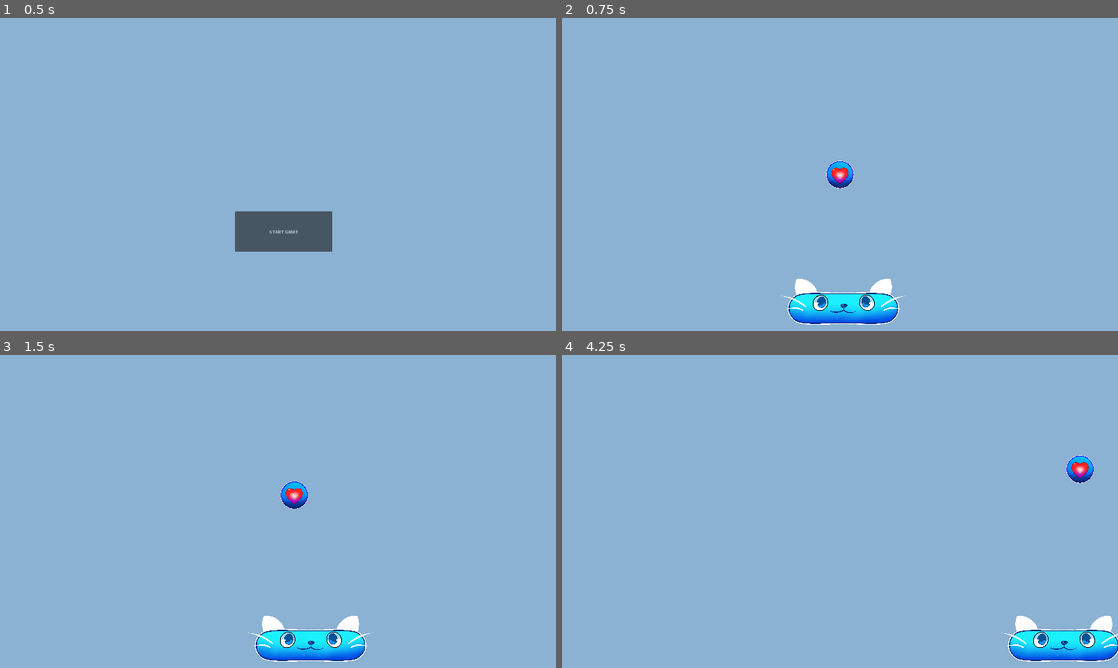
Above: before the commit, frames 1-4 (two rows, left to right).
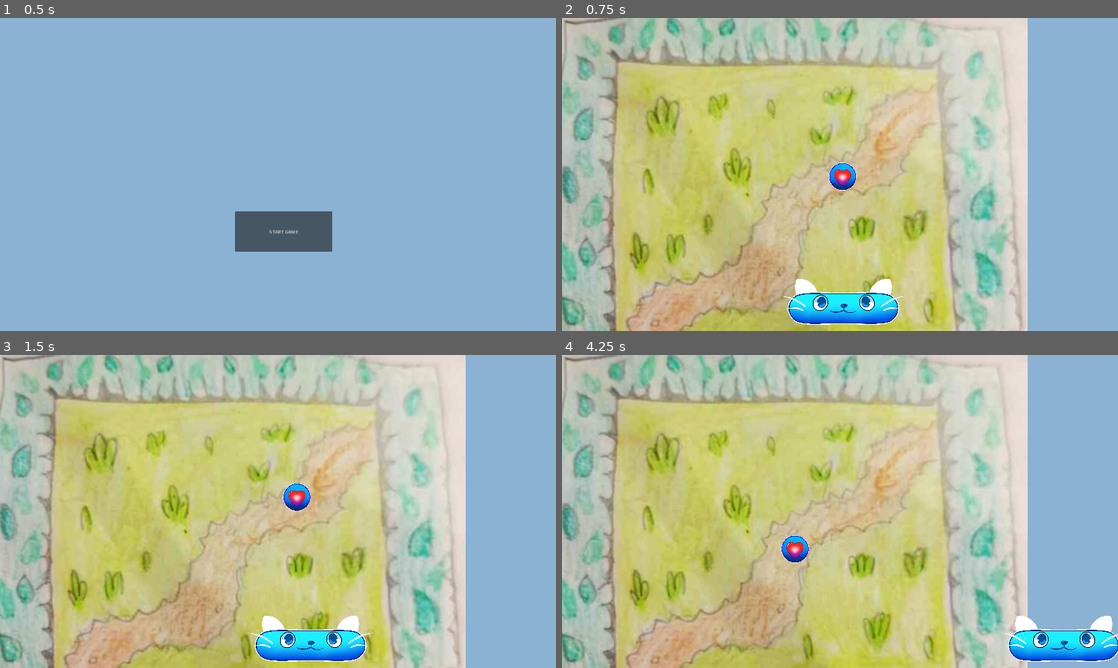
Above: after the commit, the same moments.

Repository: ColtonPhillips/uvicgamejam-24
Game: Godot game, scene res://Scenes/start_game.tscn
Two runs of this game, one before a commit and one after it. Both use one fixed random seed, a clock stepped at 60 frames per second and the inputs below.
Inputs:
- Up to frame 1 (0.5 s): no input
- Up to frame 2 (0.75 s): click "START GAME" at 0.5 s
- Up to frame 3 (1.5 s): tap Enter at 1.25 s; hold D (right) from 1.28 s (still down)
- Up to frame 4 (4.25 s): release D (right) at 2.03 s; hold A (left) 2.03-2.78 s; hold D (right) from 2.78 s (still down)

Frame 1 is identical in both runs. In frame 2, 81% of the frame differs, in the area x 0-84%, y 0-100%; in frame 3, 81%; in frame 4, 84%, in the area x 0-96%, y 0-100%.

Commit message:
bg art

Diff:
--- a/game/Scenes/main.tscn
+++ b/game/Scenes/main.tscn
@@ -1,5 +1,6 @@
-[gd_scene load_steps=4 format=3 uid="uid://cegxvl7t72hal"]
+[gd_scene load_steps=5 format=3 uid="uid://cegxvl7t72hal"]
 
+[ext_resource type="Texture2D" uid="uid://c35kf4q0smxai" path="res://Assets/BGArt.png" id="1_1ka64"]
 [ext_resource type="PackedScene" uid="uid://cmwnuhkpe57qf" path="res://Scenes/paddle.tscn" id="1_gjttg"]
 [ext_resource type="PackedScene" uid="uid://kfy3ukhqt013" path="res://Scenes/ball.tscn" id="2_p8dgk"]
 [ext_resource type="PackedScene" uid="uid://7ubiruk0qfs3" path="res://Scenes/wall.tscn" id="3_02ui3"]
@@ -8,21 +9,27 @@
 
 [node name="Camera2D" type="Camera2D" parent="."]
 
+[node name="BG" type="Sprite2D" parent="."]
+position = Vector2(-185, 9.99997)
+scale = Vector2(2.33941, 2.30769)
+texture = ExtResource("1_1ka64")
+
+[node name="Walls" type="Node" parent="."]
+
+[node name="UpperWall" parent="Walls" instance=ExtResource("3_02ui3")]
+position = Vector2(-33, -407)
+
+[node name="LeftWall" parent="Walls" instance=ExtResource("3_02ui3")]
+position = Vector2(-806, 80)
+rotation = 1.5708
+
+[node name="RightWall" parent="Walls" instance=ExtResource("3_02ui3")]
+position = Vector2(397, 185)
+rotation = 1.5708
+
 [node name="Paddle" parent="." node_paths=PackedStringArray("camera") instance=ExtResource("1_gjttg")]
 position = Vector2(11, 462)
 camera = NodePath("../Camera2D")
 
 [node name="Ball" parent="." instance=ExtResource("2_p8dgk")]
-
-[node name="Walls" type="Node" parent="."]
-
-[node name="UpperWall" parent="Walls" instance=ExtResource("3_02ui3")]
-position = Vector2(-5, -550)
-
-[node name="LeftWall" parent="Walls" instance=ExtResource("3_02ui3")]
-position = Vector2(-970, 79)
-rotation = 1.5708
-
-[node name="RightWall" parent="Walls" instance=ExtResource("3_02ui3")]
-position = Vector2(970, 210)
-rotation = 1.5708
+position = Vector2(9, 7)
Binary file added: game/Assets/BGArt.png
Not shown, added: game/Assets/BGArt.png.import
